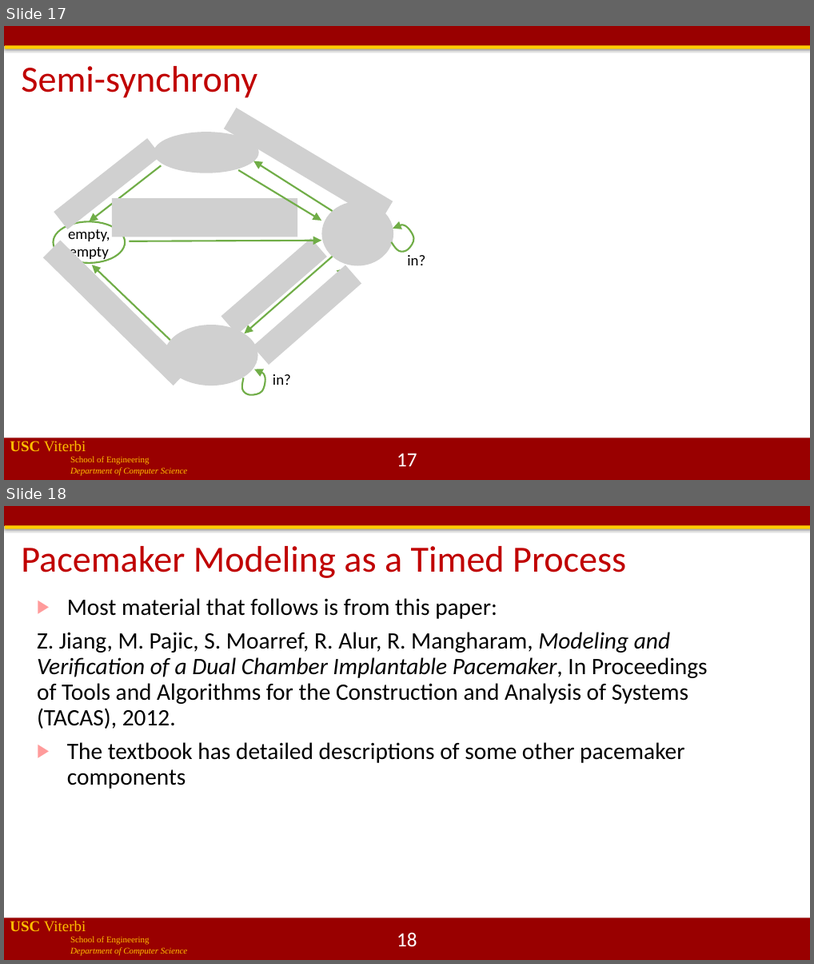
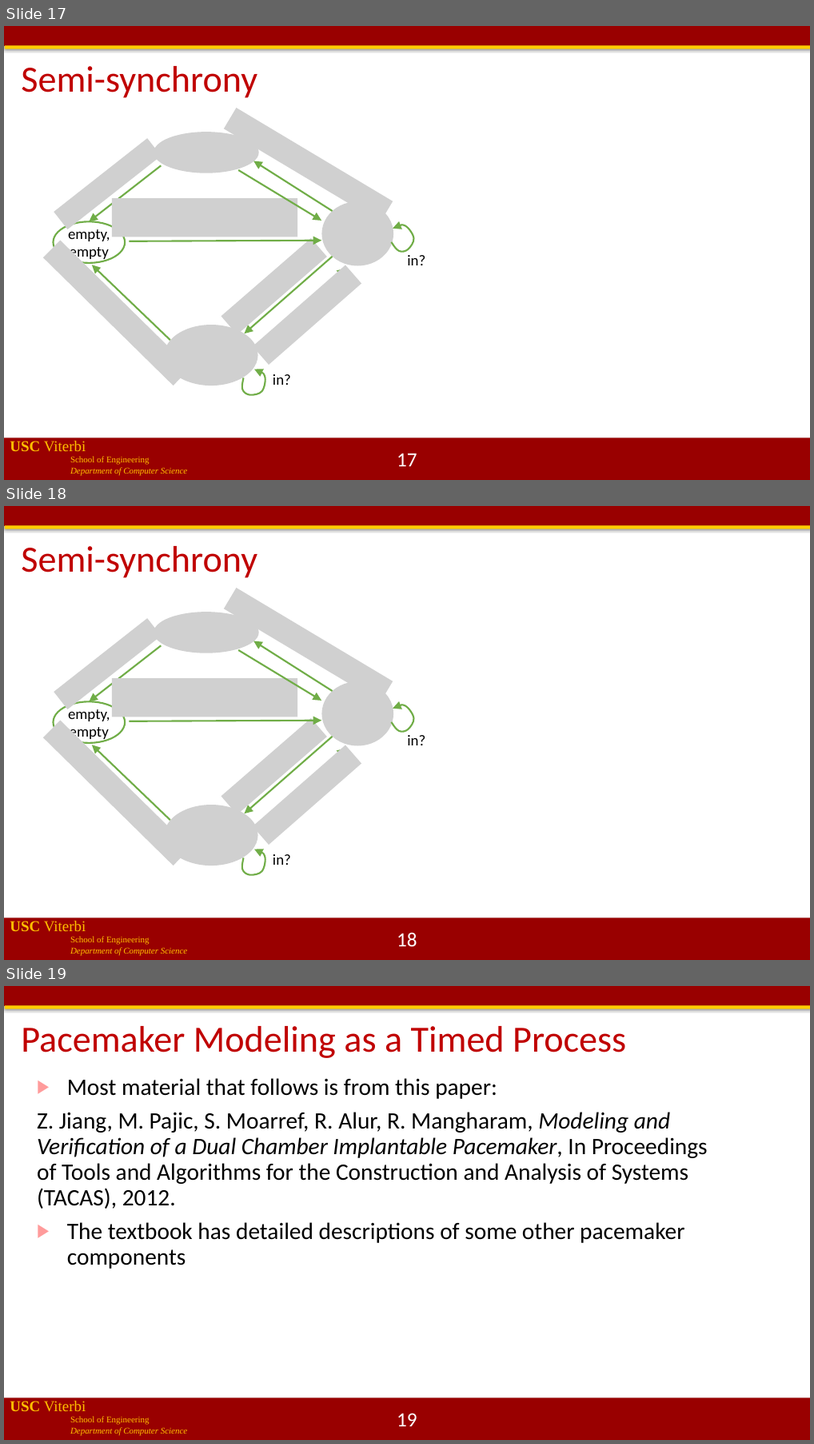
Before and after one commit to jdeshmukh/jdeshmukh.github.io, a slide deck: teaching/cs513slides/lecture2-Timed-Models.pptx. Shown one above the other, each under a label of ours: slides 17 and 18 before the commit, slides 17, 18 and 19 after it. The pictures are 814x964 and 814x1444 pixels, drawn with LibreOffice and Linux fonts; fonts in the diff are those of the drawing; grey boxes stand for pictures; background and template pictures are left out. Boxes give left, top, right and bottom in pixels: in the first picture for what was removed or moved away, otherwise in the second. Text is boxed around its words. In the diff, an @@ line names an element or a change of style, - is before the commit and + after.

```diff
--- a/teaching/cs513slides/lecture2-Timed-Models.pptx
+++ b/teaching/cs513slides/lecture2-Timed-Models.pptx
@@ slide 18 added at (4, 506, 810, 960), background #FFFFFF; not listed: 4 template elements that a slide beside it also shows @@
@@ title added at (21, 546, 258, 578), 44 pt, text #C00000 @@
+Semi-synchrony
@@ group added at (43, 588, 426, 876): 9 pictures, 7 arrows, 2 freeform shapes, 2 texts, 1 ellipse @@
+empty,
+empty
+in?
+in?
@@ page number added at (397, 932, 418, 947), 24 pt, text #FFFFFF @@
+18
@@ what was slide 18 is now slide 19 @@
@@ page number at (397, 1412, 418, 1426): text changed @@
-18
+19
```
Also in this commit, not shown: 4 slides changed, 1 other file.
